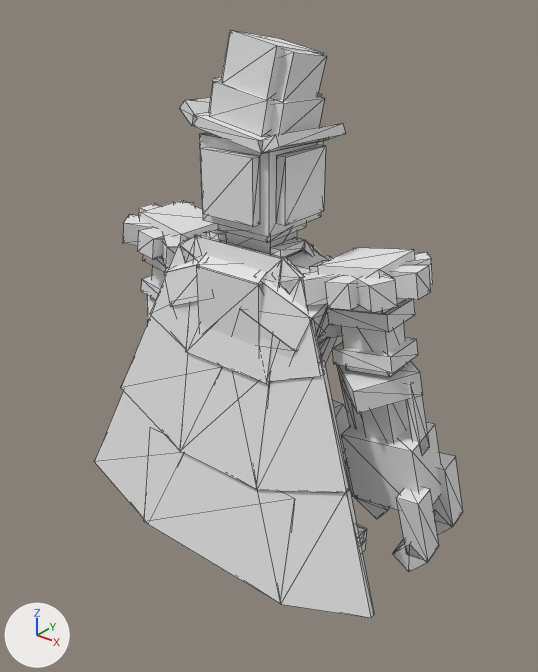
Renders of the glTF model three-js-ref/public/snowman-v3.glb from each side of a commit.
Rendered twice from a 50 mm camera at (3.56, -4.62, 4.98) aimed at (0.17, -0.38, 2.35). Arrows for +X, +Y and +Z are at lower left; the lights stay in place. Mesh edges are drawn as thin lines. Where no turn or scale is listed for an object, it has been applied to the vertices. Vertices at the same position are counted once.
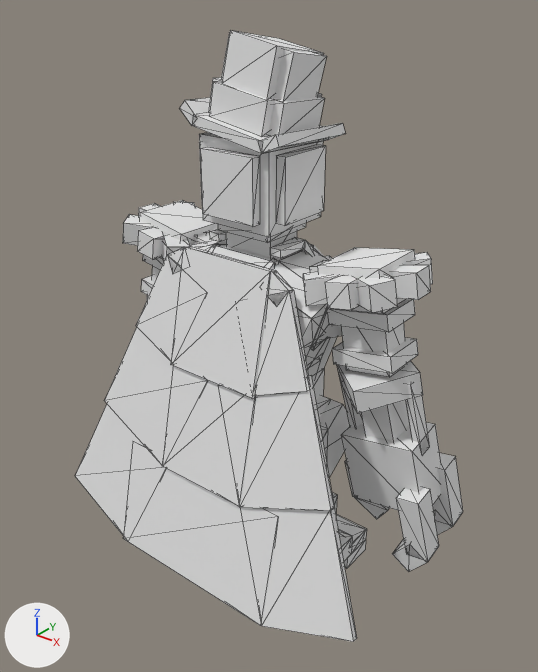
ob_piv_top is not drawn itself; it is the parent of ob_piv_middle, ob_top_main.

Where the newer file only moved an object's origin or applied its transform, the numbers keep the older frame.

Location of each change, (x1, y1, x2, y2) in pixels of the pictures (538 x 672 px):
'cube.042', reshaped
    before: (281, 491, 374, 618)
    after: (123, 442, 278, 626)
'cube.040', reshaped
    before: (144, 427, 295, 604)
    after: (75, 404, 146, 536)
'cube.045', reshaped
    before: (257, 361, 350, 493)
    after: (162, 366, 255, 507)
'cube.044', moved, turned
    before: (121, 316, 188, 451)
    after: (240, 376, 334, 511)
'cube.043', reshaped
    before: (180, 353, 269, 490)
    after: (104, 327, 173, 465)
'cube.041', moved, turned
    before: (94, 391, 164, 519)
    after: (261, 508, 357, 641)
'cube.046', moved, turned
    before: (186, 235, 284, 384)
    after: (171, 246, 274, 399)
'cube.050', moved, turned
    before: (268, 278, 322, 381)
    after: (254, 290, 308, 396)
'cube.048', moved, turned
    before: (150, 244, 193, 349)
    after: (136, 255, 181, 361)
'cube.049', moved, turned
    before: (280, 258, 303, 293)
    after: (268, 270, 293, 306)
'cube.047', moved, turned
    before: (179, 236, 195, 263)
    after: (168, 248, 183, 274)
'cube.039', moved (not visible afterwards)
    before: (301, 240, 320, 255)
'cube.066', unchanged, covered by the edit
    before: (196, 267, 263, 346)
'cube.070', unchanged, covered by the edit
    before: (259, 284, 327, 352)
    after: (297, 309, 327, 348)

The change, as a list of edits to the scene's bpy script:
```text
Change me_mesh_40:
    where me_mesh_40.from_pydata(...)  # 8 vertices, 12 faces; spans x -0.9..0.7, y -0.3..-0.08, z -0.83..0.13
    me_mesh_40 part 1
    me_mesh_40.vertices[0].co: (0.7, -0.3, -0.82) -> (-0.84, -0.55, -0.86)  # pixel (280, 603) -> pixel (128, 541)
    me_mesh_40.vertices[1].co: (0.7, -0.13, 0.13) -> (-0.48, -0.35, 0.01)  # pixel (294, 498) -> pixel (166, 467)
    me_mesh_40.vertices[2].co: (0.7, -0.25, -0.83) -> (-0.84, -0.5, -0.87)
    me_mesh_40.vertices[3].co: (0.7, -0.08, 0.12) -> (-0.48, -0.3, 0.0)
    me_mesh_40.vertices[4].co: (-0.9, -0.13, 0.13) -> (-1.26, -0.28, 0.33)  # pixel (149, 427) -> not seen
    me_mesh_40.vertices[5].co: (-0.9, -0.3, -0.82) -> (-1.63, -0.48, -0.54)  # pixel (143, 521) -> pixel (74, 475)
    me_mesh_40.vertices[6].co: (-0.9, -0.08, 0.12) -> (-1.26, -0.23, 0.32)
    me_mesh_40.vertices[7].co: (-0.9, -0.25, -0.83) -> (-1.63, -0.43, -0.55)
Change me_mesh_42:
    where me_mesh_42.from_pydata(...)  # 8 vertices, 12 faces; spans x -0.944..0.208, y -0.183..0.081, z -0.884..0.318
    me_mesh_42 part 2
    me_mesh_42.vertices[0].co: (-0.577, -0.133, -0.884) -> (-0.58, -0.433, -0.904)  # not seen -> pixel (260, 625)
    me_mesh_42.vertices[1].co: (-0.944, 0.023, -0.011) -> (-0.58, -0.223, 0.033)  # not seen -> pixel (278, 516)
    me_mesh_42.vertices[2].co: (-0.577, -0.183, -0.875) -> (-0.58, -0.375, -0.917)  # pixel (280, 604) -> not seen
    me_mesh_42.vertices[3].co: (-0.944, -0.026, -0.002) -> (-0.58, -0.165, 0.02)
    me_mesh_42.vertices[4].co: (-0.159, 0.081, 0.309) -> (-2.18, -0.223, 0.033)  # pixel (349, 488) -> pixel (132, 441)
    me_mesh_42.vertices[5].co: (0.208, -0.076, -0.564) -> (-2.18, -0.433, -0.904)  # pixel (374, 614) -> pixel (123, 538)
    me_mesh_42.vertices[6].co: (-0.159, 0.032, 0.318) -> (-2.18, -0.165, 0.02)  # pixel (346, 491) -> not seen
    me_mesh_42.vertices[7].co: (0.208, -0.125, -0.555) -> (-2.18, -0.375, -0.917)  # pixel (370, 617) -> not seen
Change me_mesh_43:
    where me_mesh_43.from_pydata(...)  # 8 vertices, 12 faces; spans x -0.5..0.35, y -0.313..-0.076, z -0.879..0.126
    me_mesh_43 part 3
    me_mesh_43.vertices[0].co: (0.35, -0.313, -0.868) -> (-0.493, -0.517, -0.913)  # pixel (256, 489) -> pixel (163, 466)
    me_mesh_43.vertices[1].co: (0.35, -0.135, 0.126) -> (-0.126, -0.324, -0.047)  # pixel (270, 370) -> pixel (207, 380)
    me_mesh_43.vertices[2].co: (0.35, -0.254, -0.879) -> (-0.493, -0.469, -0.924)
    me_mesh_43.vertices[3].co: (0.35, -0.076, 0.115) -> (-0.126, -0.275, -0.058)
    me_mesh_43.vertices[4].co: (-0.5, -0.135, 0.126) -> (-0.911, -0.252, 0.27)
    me_mesh_43.vertices[5].co: (-0.5, -0.313, -0.868) -> (-1.278, -0.446, -0.595)  # pixel (179, 451) -> pixel (104, 400)
    me_mesh_43.vertices[6].co: (-0.5, -0.076, 0.115) -> (-0.911, -0.204, 0.259)
    me_mesh_43.vertices[7].co: (-0.5, -0.254, -0.879) -> (-1.278, -0.398, -0.606)
Change me_mesh_45:
    where me_mesh_45.from_pydata(...)  # 8 vertices, 12 faces; spans x -0.944..0.208, y -0.182..0.081, z -0.884..0.318
    me_mesh_45 part 4
    me_mesh_45.vertices[0].co: (-0.577, -0.133, -0.884) -> (-0.58, -0.395, -0.91)  # not seen -> pixel (239, 506)
    me_mesh_45.vertices[1].co: (-0.944, 0.023, -0.011) -> (-0.58, -0.174, 0.075)  # not seen -> pixel (256, 384)
    me_mesh_45.vertices[2].co: (-0.577, -0.182, -0.875) -> (-0.58, -0.336, -0.923)  # pixel (257, 490) -> not seen
    me_mesh_45.vertices[3].co: (-0.944, -0.026, -0.002) -> (-0.58, -0.116, 0.062)  # pixel (232, 371) -> not seen
    me_mesh_45.vertices[4].co: (-0.159, 0.081, 0.309) -> (-1.43, -0.174, 0.075)  # pixel (324, 360) -> not seen
    me_mesh_45.vertices[5].co: (0.208, -0.076, -0.564) -> (-1.43, -0.395, -0.91)  # pixel (349, 490) -> pixel (162, 466)
    me_mesh_45.vertices[6].co: (-0.159, 0.032, 0.318) -> (-1.43, -0.116, 0.062)  # pixel (320, 362) -> not seen
    me_mesh_45.vertices[7].co: (0.208, -0.125, -0.555) -> (-1.43, -0.336, -0.923)  # pixel (346, 492) -> not seen
Change ob_cube_039:
    ob_cube_039.location: (0.148, -0.164, 3.031) -> (-0.453, -0.164, 3.031)
Change ob_piv_top:
    ob_piv_top.location: (-0.05, 0.188, 0.25) -> (-0.05, 0.0625, 0.188)
    ob_piv_top.rotation_euler: (0.522, 0.0, 0.0) -> (0.478, 0.0, 0.0)  # degrees (30, 0, 0) -> degrees (27, 0, 0)
Change ob_cube_041:
    ob_cube_041.parent: ob_bone20 -> ob_bone21
Change ob_cube_044:
    ob_cube_044.parent: ob_bone17 -> ob_bone18
```
